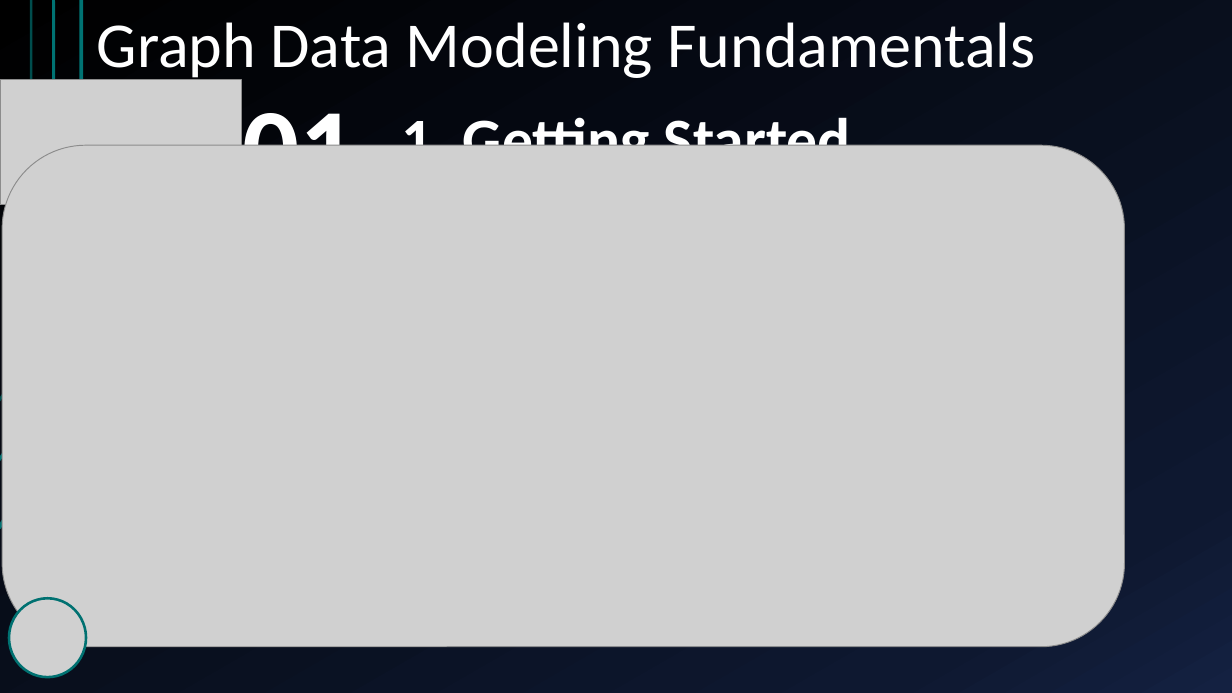
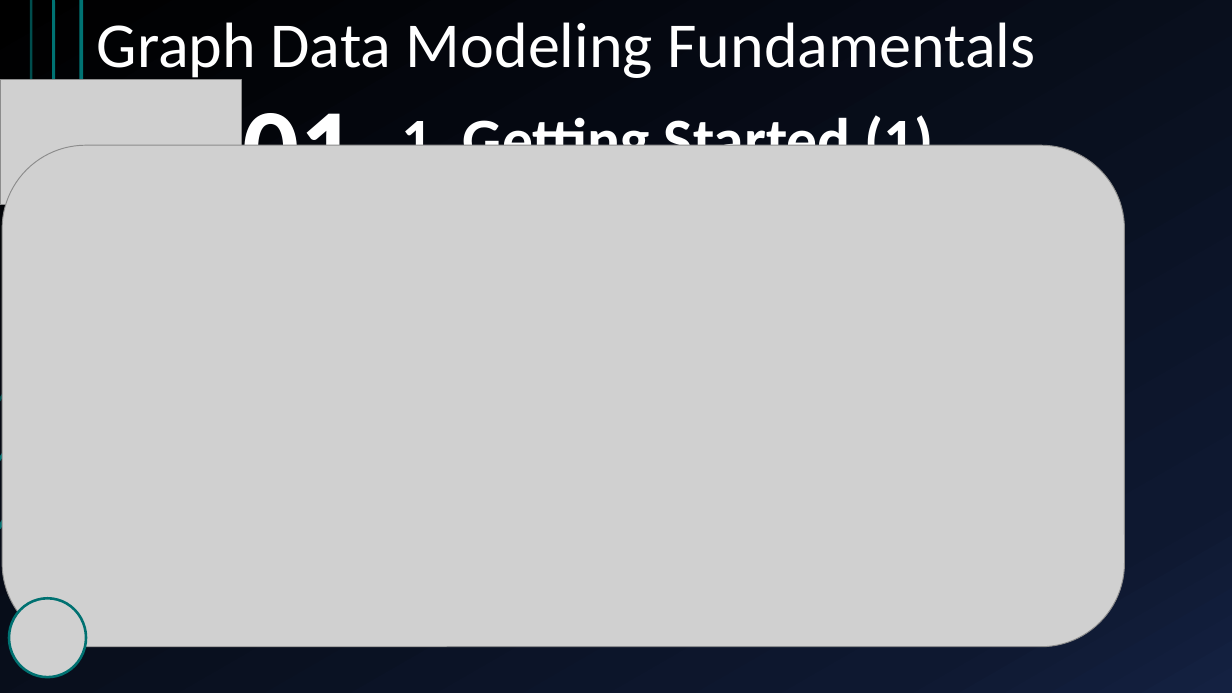
Before and after one commit to yasenstar/learn_graphdb, a slide deck: slide 3 of neo4j/graph_data_modeling/Graph_Data_Modeling_Fundamentals.pptx. Drawn at 1232x693 pixels with LibreOffice and Linux fonts; fonts in the diff are those of the drawing; grey boxes stand for pictures. Boxes give left, top, right and bottom in pixels: in the first picture for what was removed or moved away, otherwise in the second. Text is boxed around its words. In the diff, an @@ line names an element or a change of style, - is before the commit and + after.

```diff
--- a/neo4j/graph_data_modeling/Graph_Data_Modeling_Fundamentals.pptx
+++ b/neo4j/graph_data_modeling/Graph_Data_Modeling_Fundamentals.pptx
@@ title at [401,110,934,146]: text changed @@
-1. Getting Started
+1. Getting Started (1)
```
Also in this commit, not shown: 4 other slides changed, 1 slide added, 1 slide removed, 2 other files.
